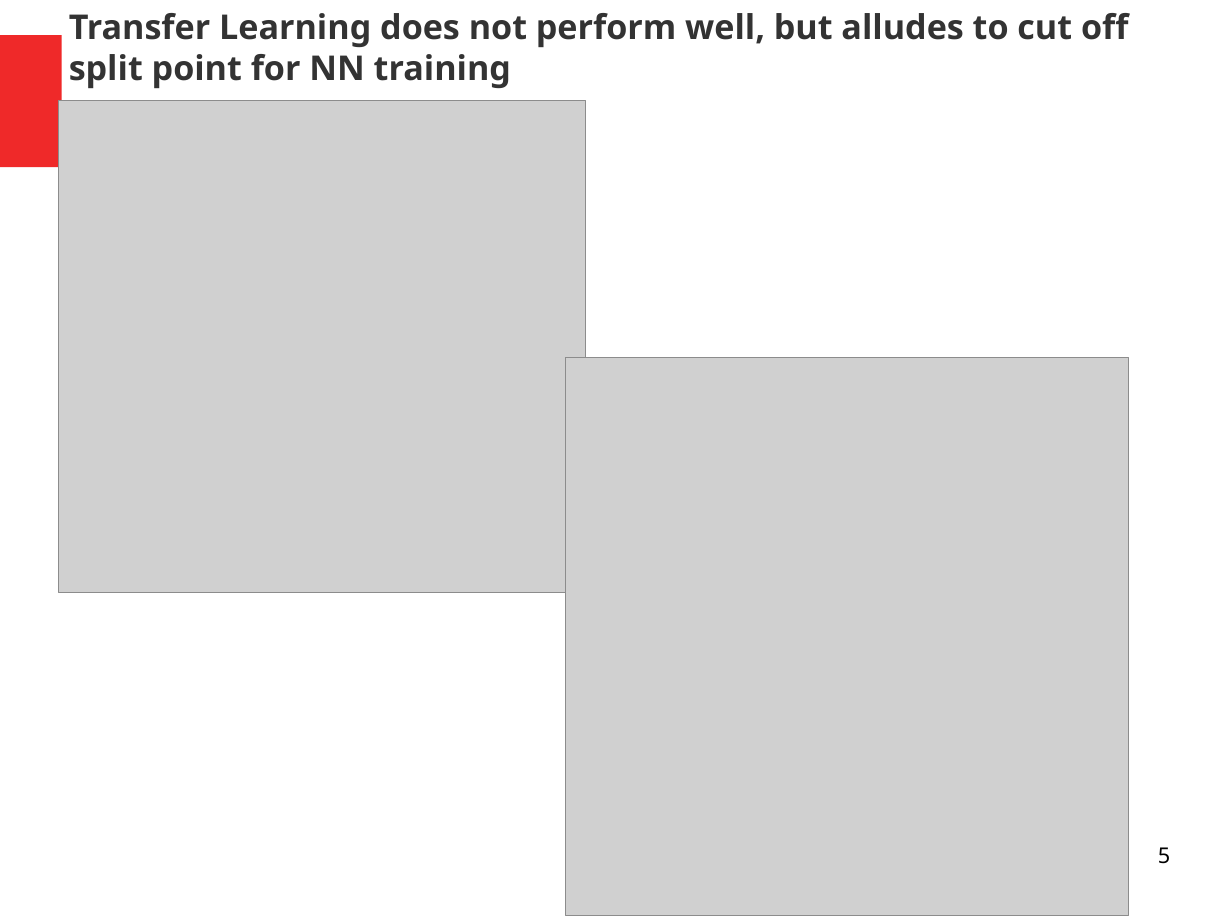
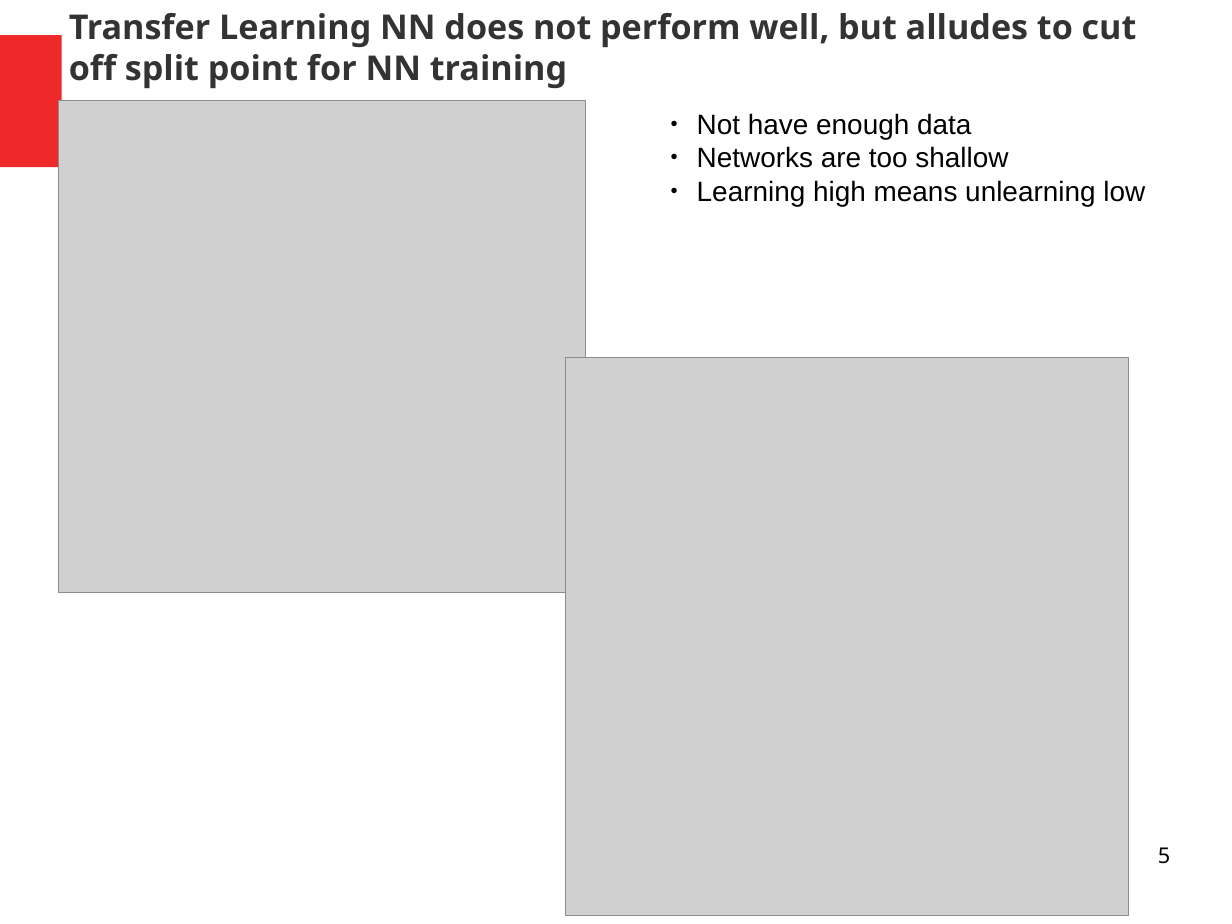
Before and after one commit to fusionby2030/greedy-pillows, a slide deck: slide 5 of doc/ENR-WP2-250821-overview.odp. Drawn at 1232x924 pixels with LibreOffice and Linux fonts; fonts in the diff are those of the drawing; grey boxes stand for pictures. Boxes give left, top, right and bottom in pixels: in the first picture for what was removed or moved away, otherwise in the second. Text is boxed around its words. In the diff, an @@ line names an element or a change of style, - is before the commit and + after.

```diff
--- a/doc/ENR-WP2-250821-overview.odp
+++ b/doc/ENR-WP2-250821-overview.odp
@@ title at [69,13,1137,88]: text changed @@
-Transfer Learning does not perform well, but alludes to cut off split point for NN training
+Transfer Learning NN does not perform well, but alludes to cut off split point for NN training
@@ text added at [697,113,1145,206], 18 pt, text #000000 @@
+● Not have enough data
+● Networks are too shallow
+● Learning high means unlearning low
```
Also in this commit, not shown: 5 other slides changed, 1 slide added.
